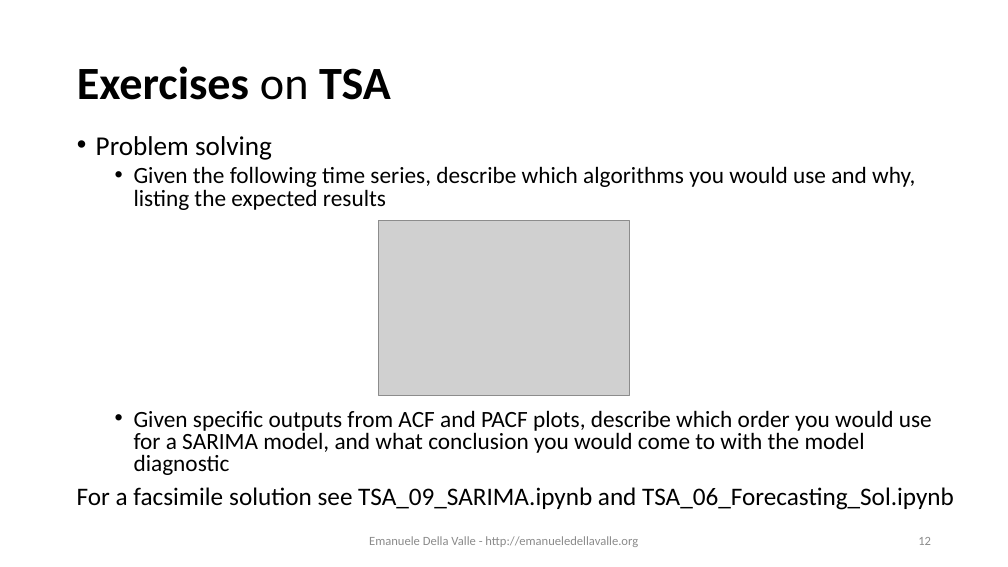
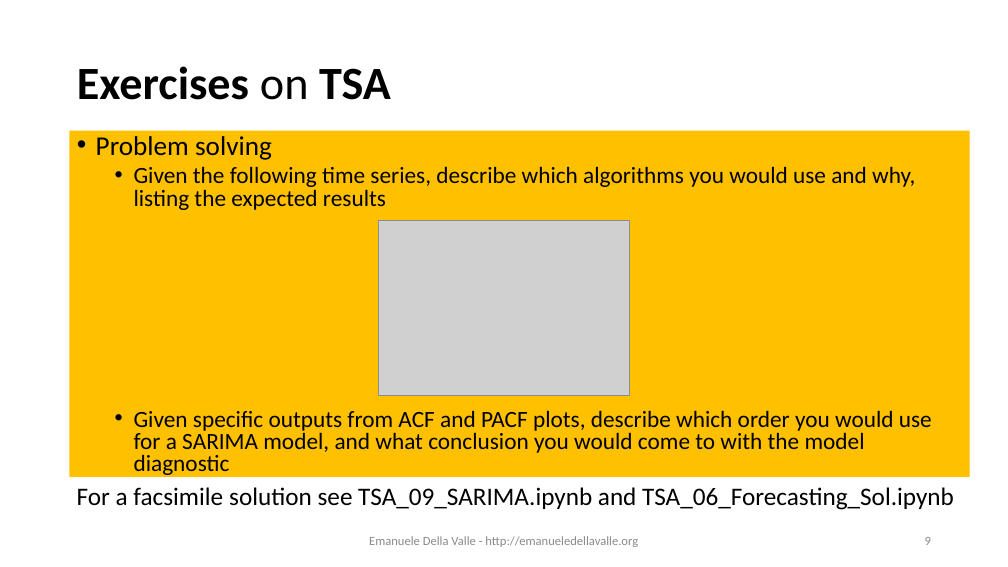
Before and after one commit to emanueledellavalle/streaming-data-analytics, a slide deck: slide 9 of lectures/14_SDS_exam-preview/14_Streaming-Data-Science_exam-preview.pptx (slide 12 before the commit). Drawn at 1008x567 pixels with LibreOffice and Linux fonts; fonts in the diff are those of the drawing; grey boxes stand for pictures. Boxes give left, top, right and bottom in pixels: in the first picture for what was removed or moved away, otherwise in the second. Text is boxed around its words. In the diff, an @@ line names an element or a change of style, - is before the commit and + after.

```diff
--- a/lectures/14_SDS_exam-preview/14_Streaming-Data-Science_exam-preview.pptx
+++ b/lectures/14_SDS_exam-preview/14_Streaming-Data-Science_exam-preview.pptx
@@ text "Problem solving" resized from (x1=96, y1=136, x2=932, y2=475) to (x1=70, y1=131, x2=970, y2=477) @@
@@ text "Problem solving" at (x1=70, y1=131, x2=970, y2=477): fill none to #FFC000 @@
@@ page number at (x1=925, y1=537, x2=931, y2=545): text changed @@
-12
+9
```
Also in this commit, not shown: 10 other slides changed, 2 slides added.
